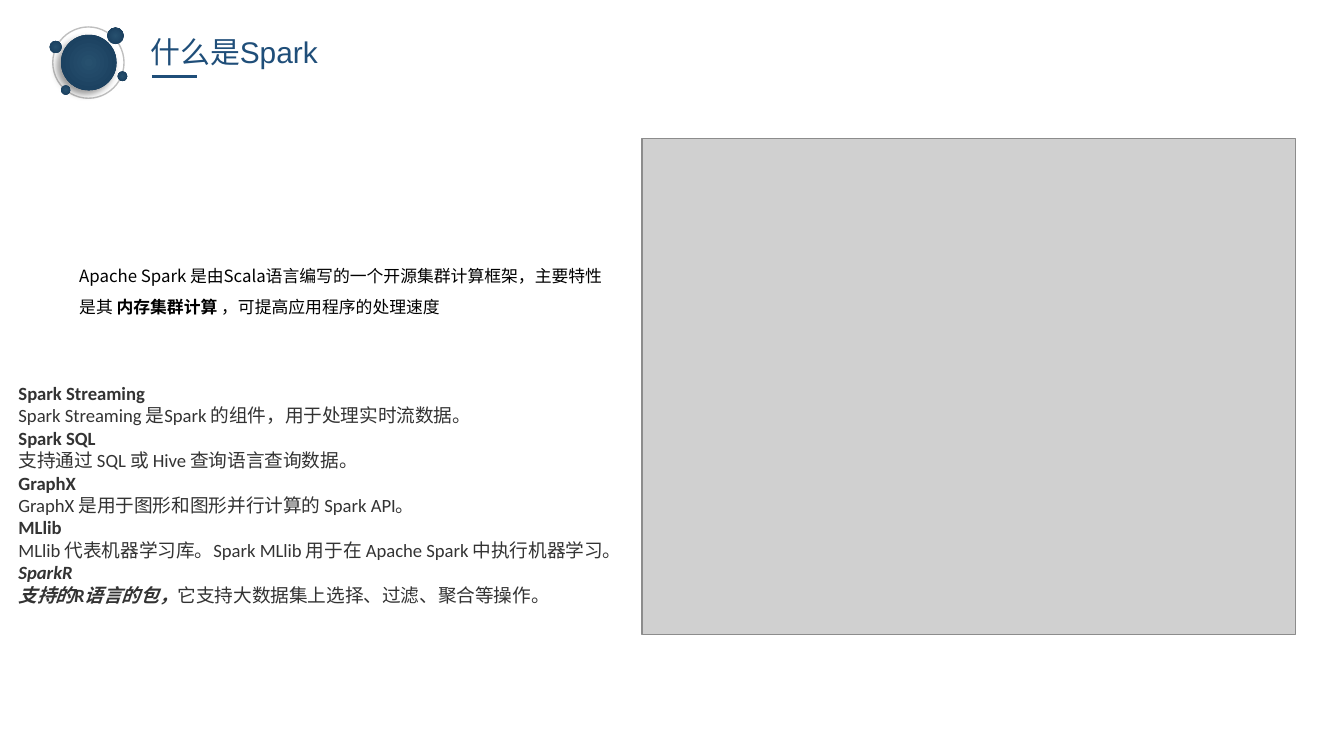
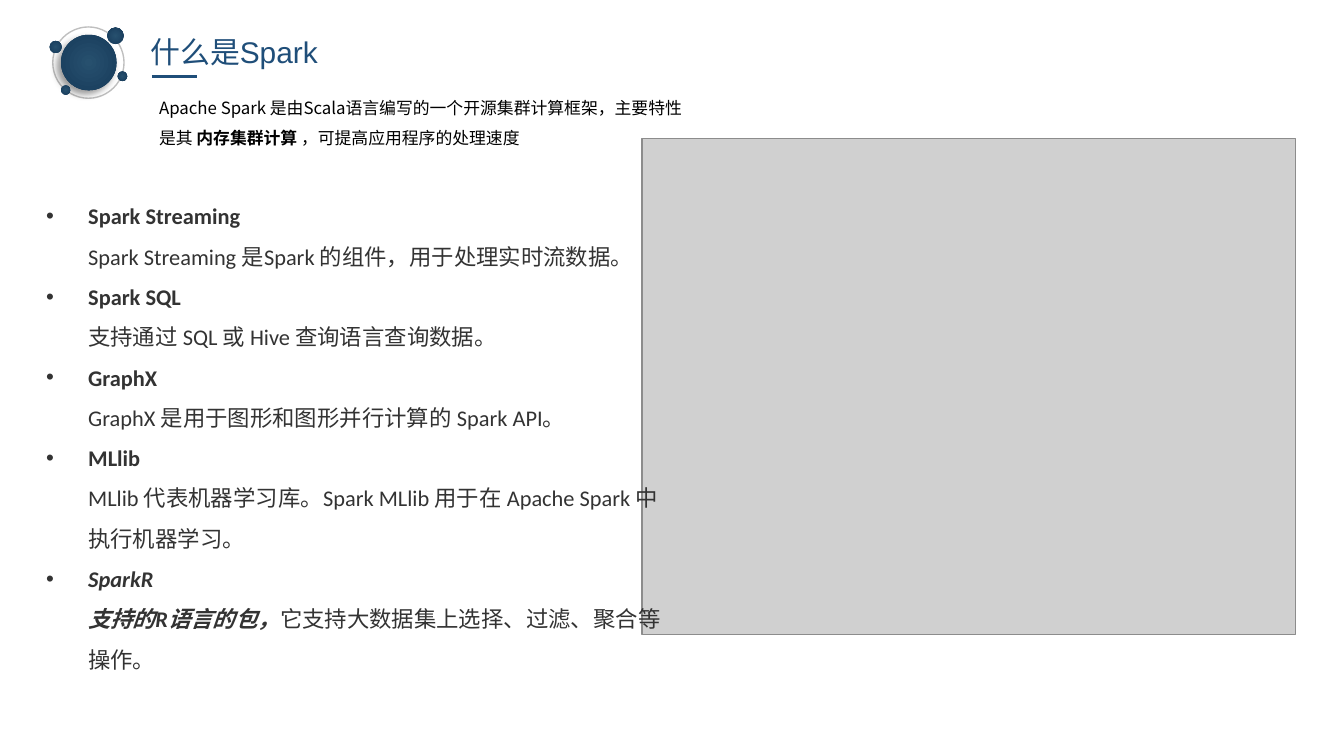
Before and after one commit to keagancoder/Spark-Handbook, a slide deck: slide 2 of Spark&& spark core.pptx. Drawn at 1344x756 pixels with LibreOffice and Linux fonts; fonts in the diff are those of the drawing; grey boxes stand for pictures; background and template pictures are left out. Boxes give left, top, right and bottom in pixels: in the first picture for what was removed or moved away, otherwise in the second. Text is boxed around its words. In the diff, an @@ line names an element or a change of style, - is before the commit and + after.

Commit message:
update

```diff
--- a/Spark&& spark core.pptx
+++ b/Spark&& spark core.pptx
@@ text "Apache Spark 是由Scala语言编写的一个开源集群计算框架，主要特性是其 内存集群计算 ，可提高应用程序的处 ...": place and size @@
-text "Apache Spark 是由Scala语言编写的一个开源集群计算框架，主要特性是其 内存集群计算 ，可提高应用程序的处 ..." at (79, 268, 602, 315)
+text "Apache Spark 是由Scala语言编写的一个开源集群计算框架，主要特性是其 内存集群计算 ，可提高应用程序的处 ..." at (159, 100, 682, 146)
@@ text "Spark Streaming Spark Streaming 是Spark ...": place and size @@
-text "Spark Streaming Spark Streaming 是Spark ..." at (18, 387, 622, 604)
+text "Spark Streaming Spark Streaming 是Spark ..." at (88, 208, 660, 670)
@@ text "Spark Streaming Spark Streaming 是Spark ..." at (88, 208, 660, 670): size 10 to 12 pt; line spacing 1 to 1.5 @@
```
Also in this commit, not shown: 10 other slides changed, 1 slide added, 1 slide removed.
